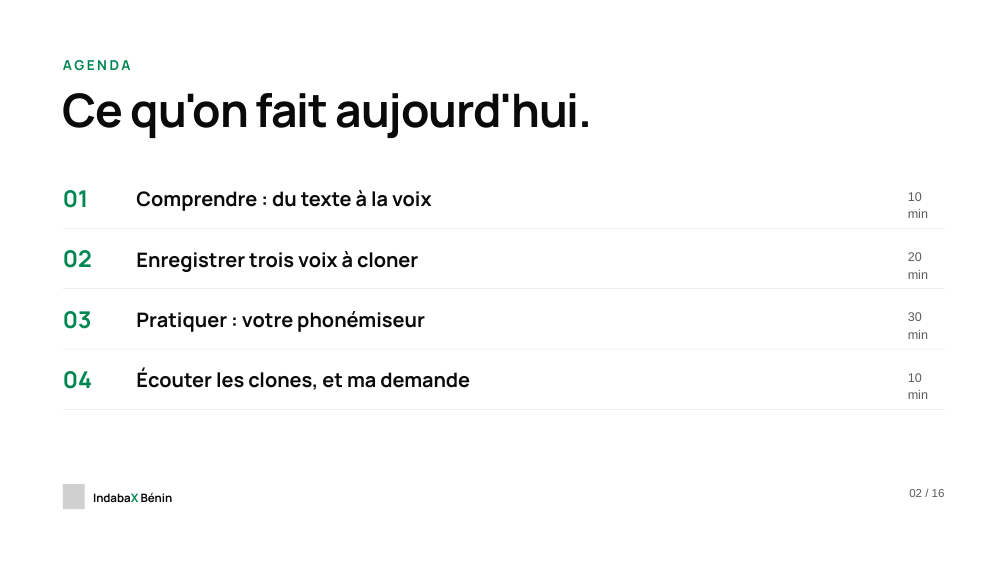
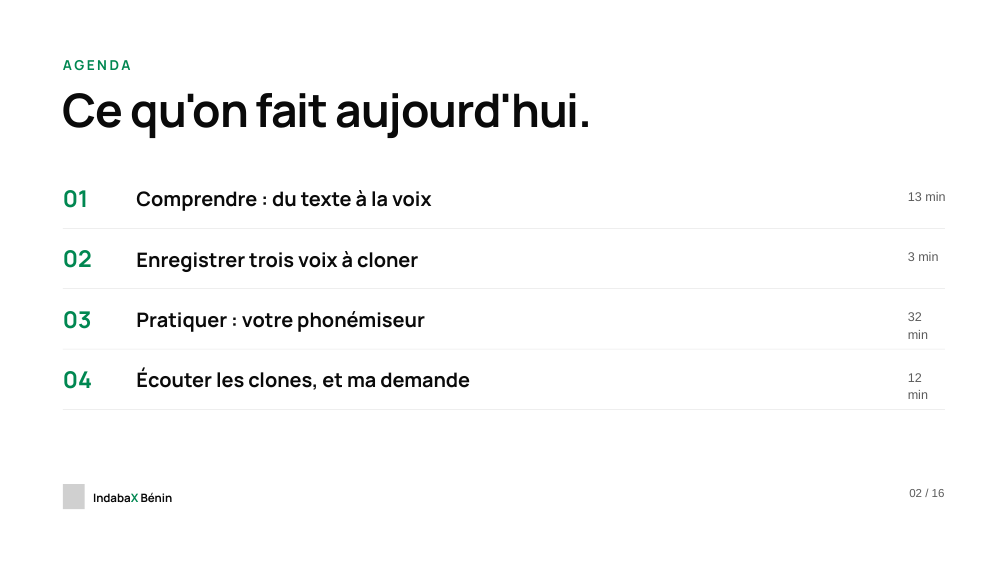
Before and after one commit to Arnel7/de-la-lettre-au-son, a slide deck: slide 2 of deck-indabax.pptx. Drawn at 1008x567 pixels with LibreOffice and Linux fonts; fonts in the diff are those of the drawing; grey boxes stand for pictures. Boxes give left, top, right and bottom in pixels: in the first picture for what was removed or moved away, otherwise in the second. Text is boxed around its words. In the diff, an @@ line names an element or a change of style, - is before the commit and + after.

```diff
--- a/deck-indabax.pptx
+++ b/deck-indabax.pptx
@@ text at bbox=[908, 192, 945, 201]: text changed @@
-10 min
+13 min
@@ text at bbox=[908, 252, 938, 261]: text changed @@
-20 min
+3 min
@@ text at bbox=[908, 312, 928, 339]: text changed @@
-30 min
+32 min
@@ text at bbox=[908, 373, 928, 399]: text changed @@
-10 min
+12 min
```
Also in this commit, not shown: 2 other files.
